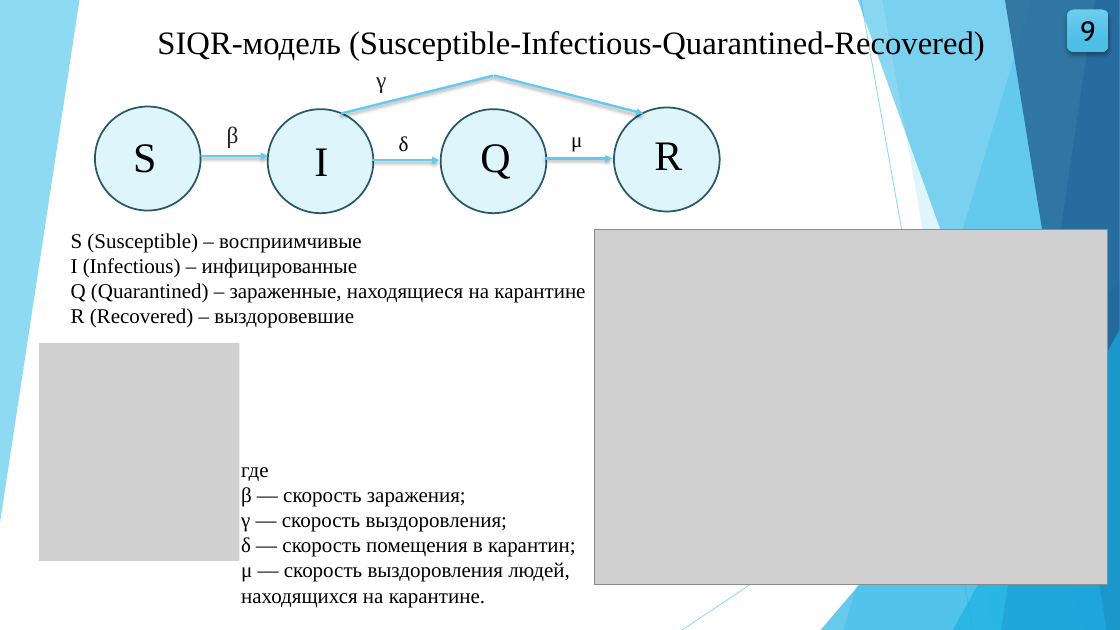
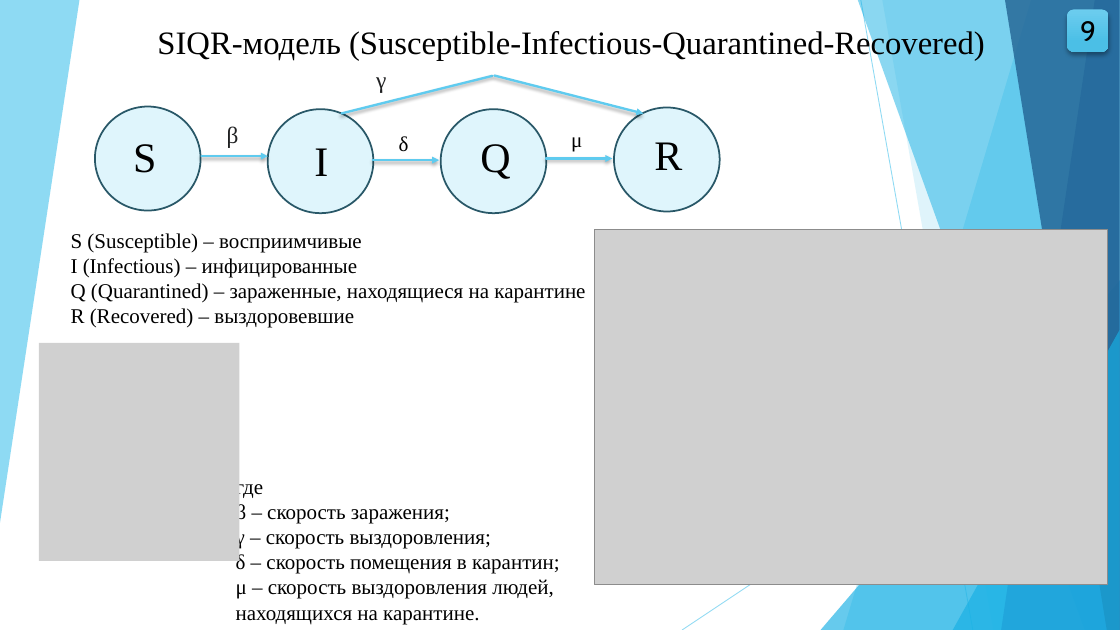
Before and after one commit to wolfufu/EpidemicModelsApp, a slide deck: slide 9 of VKR_Volkova_VMO41.pptx. Drawn at 1120x630 pixels with LibreOffice and Linux fonts; fonts in the diff are those of the drawing; grey boxes stand for pictures. Boxes give left, top, right and bottom in pixels: in the first picture for what was removed or moved away, otherwise in the second. Text is boxed around its words. In the diff, an @@ line names an element or a change of style, - is before the commit and + after.

```diff
--- a/VKR_Volkova_VMO41.pptx
+++ b/VKR_Volkova_VMO41.pptx
@@ text "где": place and size @@
-text "где" at [241,467,576,607]
+text "где" at [236,477,560,624]
@@ text at [236,504,560,624]: text changed @@
-β — скорость заражения;
-γ — скорость выздоровления;
-δ — скорость помещения в карантин;
-μ — скорость выздоровления людей, находящихся на карантине.
+β – скорость заражения;
+γ – скорость выздоровления;
+δ – скорость помещения в карантин;
+μ – скорость выздоровления людей, находящихся на карантине.
```
Also in this commit, not shown: 10 other slides changed, 5 other files.
